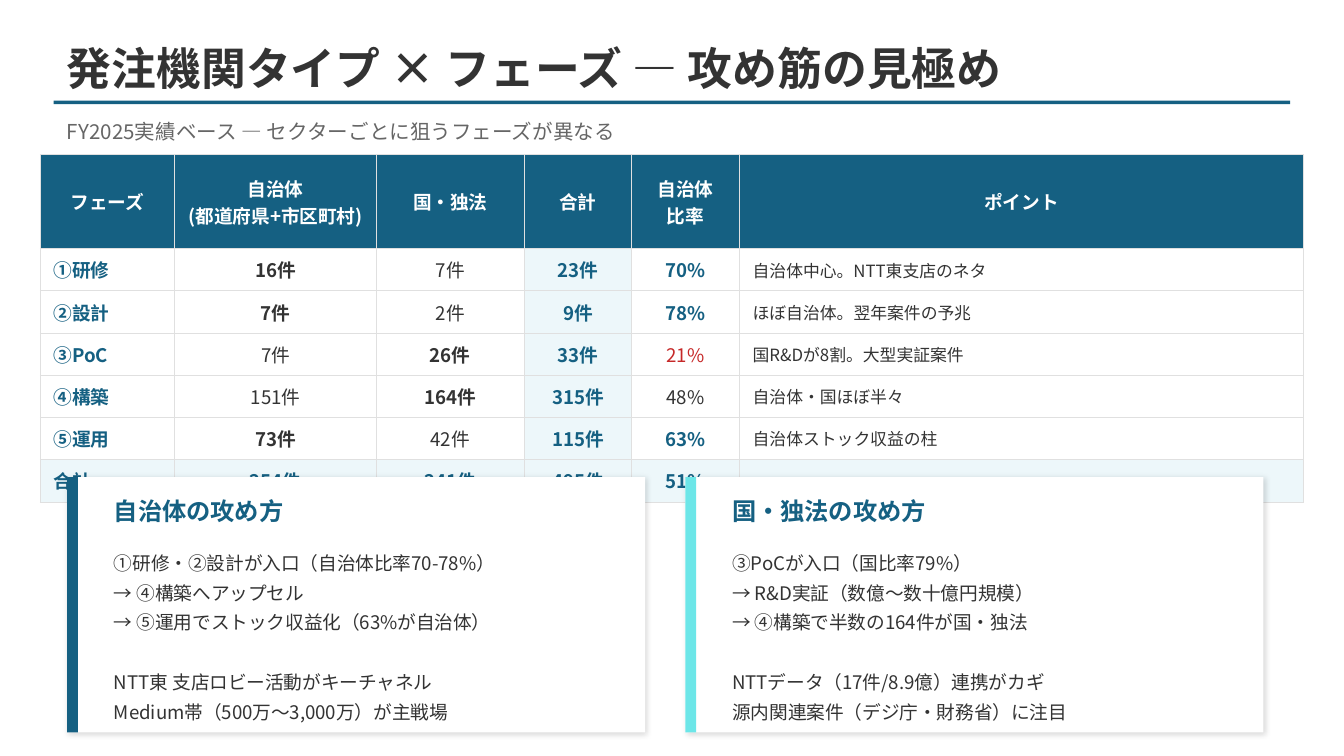
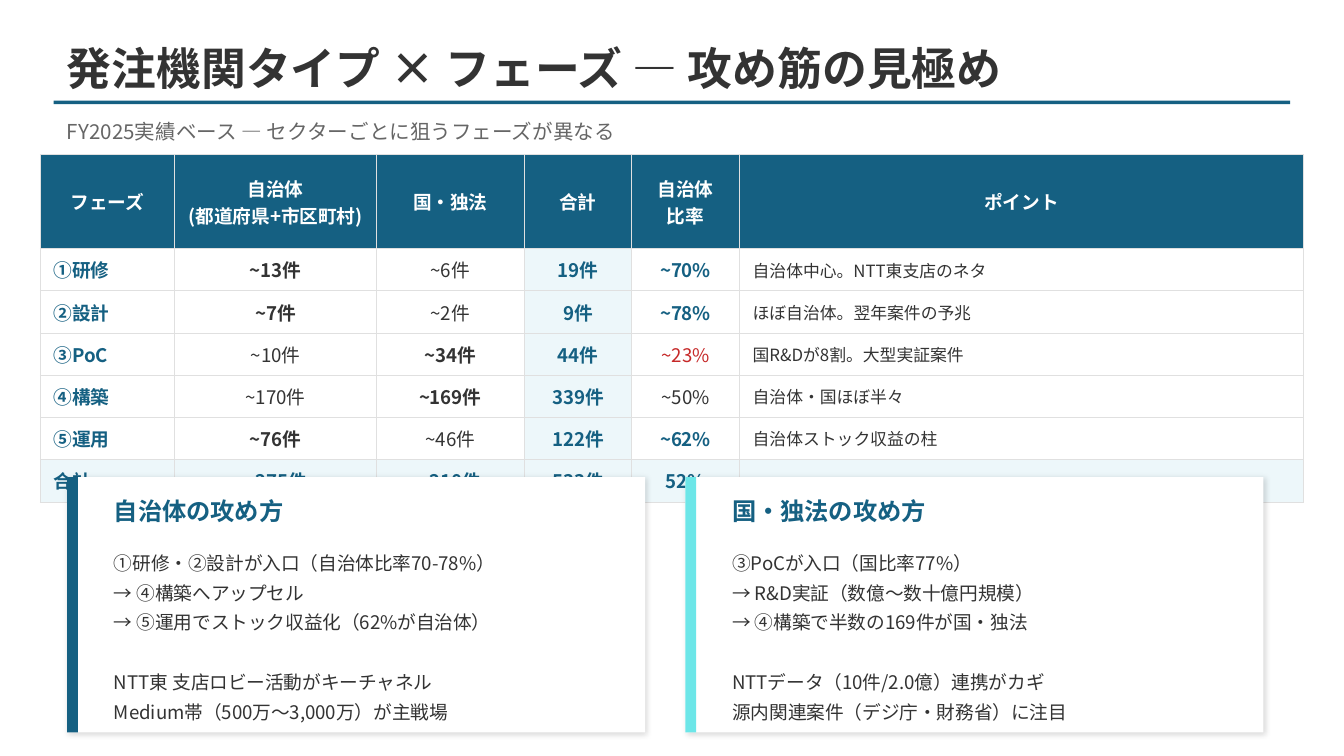
Before and after one commit to ttygtdgs/obsidian-ttygtd, a slide deck: slide 6 of 05_Output/Projects/@Active/NTTDX-Customer-Expansion-Mission/02-materials/FY2026-公共セクター生成AI案件-フェーズ別見通し.pptx. Drawn at 1344x756 pixels with LibreOffice and Linux fonts; fonts in the diff are those of the drawing; background and template pictures are left out. Boxes give left, top, right and bottom in pixels: in the first picture for what was removed or moved away, otherwise in the second. Text is boxed around its words. In the diff, an @@ line names an element or a change of style, - is before the commit and + after.

```diff
--- a/05_Output/Projects/@Active/NTTDX-Customer-Expansion-Mission/02-materials/FY2026-公共セクター生成AI案件-フェーズ別見通し.pptx
+++ b/05_Output/Projects/@Active/NTTDX-Customer-Expansion-Mission/02-materials/FY2026-公共セクター生成AI案件-フェーズ別見通し.pptx
@@ table at bbox=[40, 155, 1304, 498] @@
-row 2: ①研修 | 16件 | 7件 | 23件 | 70% | 自治体中心。NTT東支店のネタ
+row 2: ①研修 | ~13件 | ~6件 | 19件 | ~70% | 自治体中心。NTT東支店のネタ
-row 3: ②設計 | 7件 | 2件 | 9件 | 78% | ほぼ自治体。翌年案件の予兆
+row 3: ②設計 | ~7件 | ~2件 | 9件 | ~78% | ほぼ自治体。翌年案件の予兆
-row 4: ③PoC | 7件 | 26件 | 33件 | 21% | 国R&Dが8割。大型実証案件
+row 4: ③PoC | ~10件 | ~34件 | 44件 | ~23% | 国R&Dが8割。大型実証案件
-row 5: ④構築 | 151件 | 164件 | 315件 | 48% | 自治体・国ほぼ半々
+row 5: ④構築 | ~170件 | ~169件 | 339件 | ~50% | 自治体・国ほぼ半々
-row 6: ⑤運用 | 73件 | 42件 | 115件 | 63% | 自治体ストック収益の柱
+row 6: ⑤運用 | ~76件 | ~46件 | 122件 | ~62% | 自治体ストック収益の柱
-row 7: 合計 | 254件 | 241件 | 495件 | 51% | 
+row 7: 合計 | ~275件 | ~210件 | 533件 | 52% | 
@@ text at bbox=[732, 554, 972, 572]: text changed @@
-③PoCが入口（国比率79%）
+③PoCが入口（国比率77%）
@@ text at bbox=[137, 613, 491, 631]: text changed @@
-→ ⑤運用でストック収益化（63%が自治体）
+→ ⑤運用でストック収益化（62%が自治体）
@@ text at bbox=[732, 613, 1045, 693]: text changed @@
-→ ④構築で半数の164件が国・独法
-NTTデータ（17件/8.9億）連携がカギ
+→ ④構築で半数の169件が国・独法
+NTTデータ（10件/2.0億）連携がカギ
```
Also in this commit, not shown: 7 other slides changed, 8 other files.
